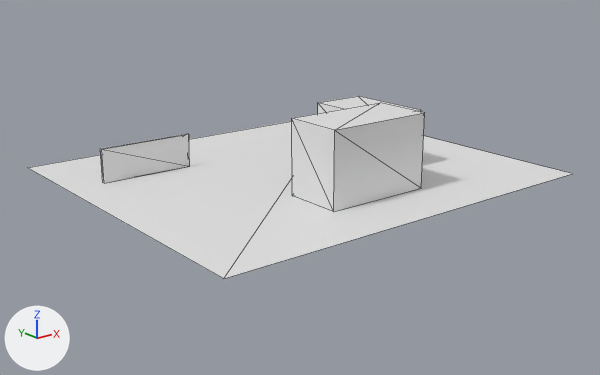
The glTF model Import/Map.glb, before and after one commit.
One viewpoint serves both versions: a 50 mm camera at (-138.6, -170.6, 64.7) aimed at (-1.9, 0.2, -3.6). Every picture has the same lights, and +X, +Y and +Z are marked at lower left. Mesh edges are drawn as thin lines. Objects named as collision shapes, trigger or cutter boxes, shadow casters or lower levels of detail are left out. Where no turn or scale is listed for an object, it has been applied to the vertices. Vertices at the same position are counted once.

Names of what the first picture shows: 'Cube-Col', 'Cube.001-Col', 'Cube2-Col', 'Floor'.
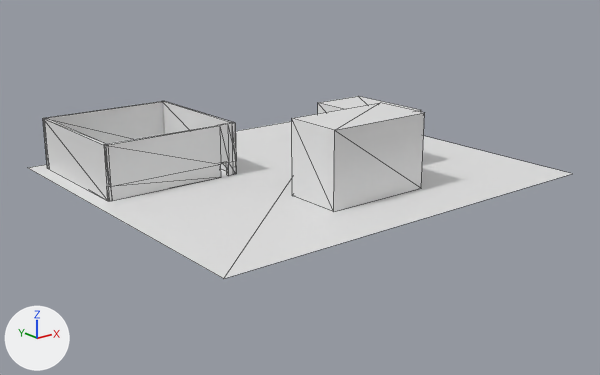
Boxes (x1, y1, x2, y2) around the edits, measured in the pictures (600 x 375 px):
'Cube.001-Col', reshaped, moved, rescaled (47% wider, 58% taller)
    before: (101, 134, 190, 183)
    after: (105, 123, 236, 201)
'Cube.001-Col.003', added
    after: (43, 118, 109, 201)
'Cube.001-Col.002', added
    after: (44, 101, 165, 144)
'Cube.001-Col.001', added
    after: (163, 101, 237, 174)

Patch to the scene script:
```diff
--- a/Import/Map.glb.py
+++ b/Import/Map.glb.py
@@ me_cube_004 @@
 # used by ob_cube_001_col; location = (-34.0, 27.0, 0.0); scale = (13.2, 0.369, 4.66)
-me_cube_004.from_pydata(...)  # 8 vertices, 12 faces; spans x -1.0..1.0, y -1.0..1.0, z 0.0..2.0
+me_cube_004.from_pydata(...)  # 24 vertices, 44 faces; spans x -1.0..1.0, y -1.0..1.0, z 0.0..3.07
+# me_cube_004 part 1
+# 4 vertices are removed from x -1.0..1.0, y -1.0..1.0, z 2.0
+# 12 faces are deleted
+# 8 vertices are added at x -1.0..1.0, y -1.0..1.0, z 0.79..3.07
+# 6 new vertices lie (-0.13, 0.0, 0.0) away from vertices in x 1.0, y -1.0..1.0, z 0.0..3.07
+# 6 new vertices lie (1.74, 0.0, 0.0) away from vertices in x -1.0, y -1.0..1.0, z 0.0..3.07
+# 44 new faces join them
@@ me_cube_007 @@
+me_cube_007.from_pydata(...)  # a box spanning x -0.5..0.5, y -19.0..19.0, z 0.0..14.3
@@ me_cube_006 @@
+me_cube_006.from_pydata(...)  # a box spanning x -19.0..19.0, y -0.5..0.5, z 0.0..14.3
@@ me_cube_005 @@
+me_cube_005.from_pydata(...)  # a box spanning x -0.5..0.5, y -19.0..19.0, z 0.0..14.3
@@ ob_cube_001_col @@
 ob_cube_001_col = bpy.data.objects.new('Cube.001-Col', me_cube_004)
-ob_cube_001_col.location = (-34.0, 27.0, 0.0)
-ob_cube_001_col.scale = (13.2, 0.369, 4.66)
+ob_cube_001_col.location = (-34.0, 12.3, 0.0)
+ob_cube_001_col.scale = (19.0, 0.531, 4.66)
@@ ob_cube_001_col_003 @@
+ob_cube_001_col_003 = bpy.data.objects.new('Cube.001-Col.003', me_cube_007)
+ob_cube_001_col_003.location = (-52.7, 31.0, 0.0)
@@ ob_cube_001_col_002 @@
+ob_cube_001_col_002 = bpy.data.objects.new('Cube.001-Col.002', me_cube_006)
+ob_cube_001_col_002.location = (-34.0, 49.7, 0.0)
@@ ob_cube_001_col_001 @@
+ob_cube_001_col_001 = bpy.data.objects.new('Cube.001-Col.001', me_cube_005)
+ob_cube_001_col_001.location = (-15.3, 31.0, 0.0)
```
